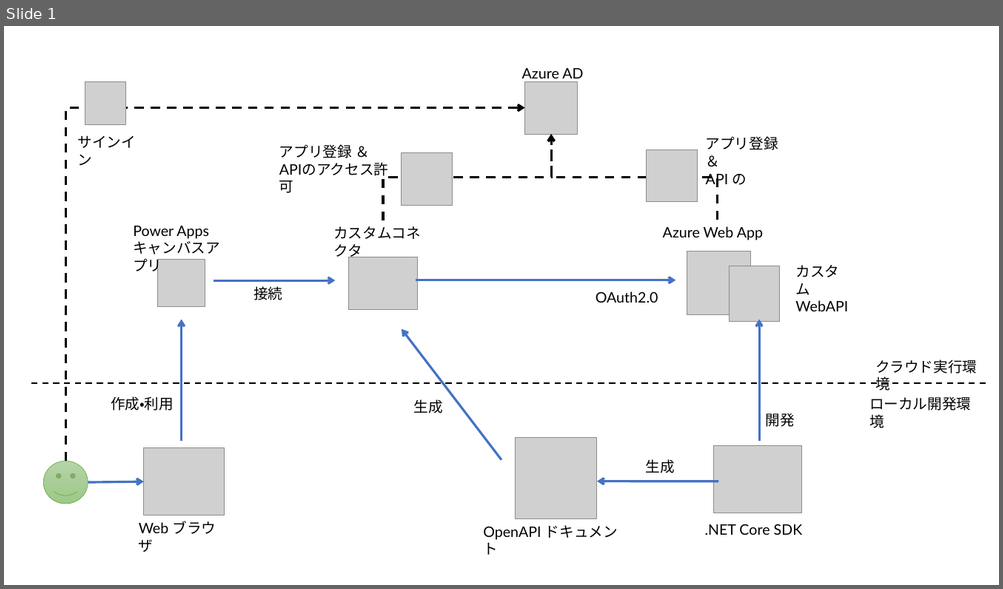
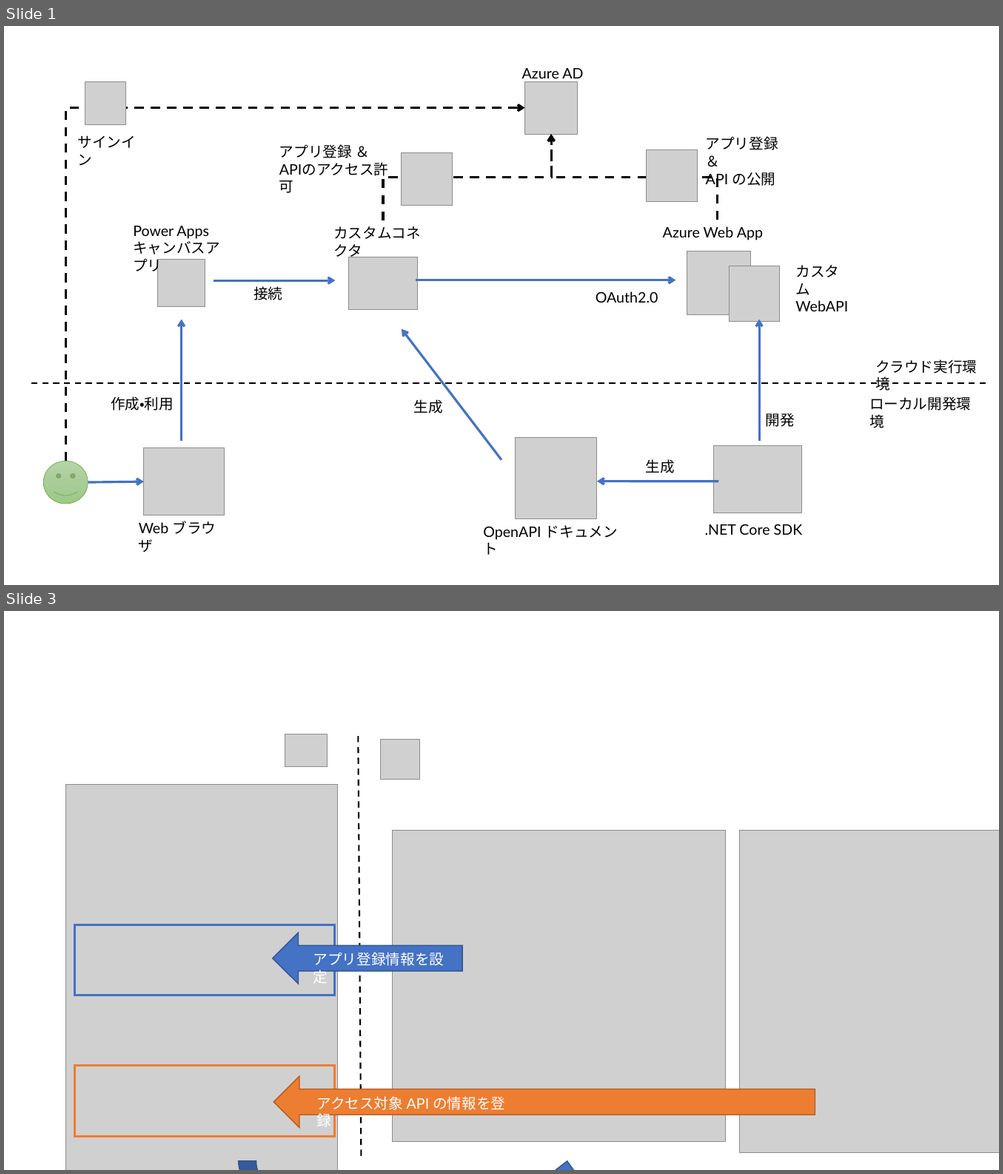
Before and after one commit to ayuina/ainaba-csa-blog, a slide deck: powerapp-call-aad-auth-api/images/figures.pptx. Shown one above the other, each under a label of ours: slide 1 before the commit, slides 1 and 3 after it; the slides between them are not shown. The pictures are 1003x589 and 1003x1174 pixels, drawn with LibreOffice and Linux fonts; fonts in the diff are those of the drawing; grey boxes stand for pictures. Boxes give left, top, right and bottom in pixels: in the first picture for what was removed or moved away, otherwise in the second. Text is boxed around its words. In the diff, an @@ line names an element or a change of style, - is before the commit and + after.

```diff
--- a/powerapp-call-aad-auth-api/images/figures.pptx
+++ b/powerapp-call-aad-auth-api/images/figures.pptx
@@ slide 3 added at bbox=[4, 611, 999, 1170], background #FFFFFF @@
@@ picture added at bbox=[284, 734, 327, 767] @@
@@ line added from (361, 1156) to (358, 731), #000000 1.5 pt dashed @@
@@ picture added at bbox=[380, 740, 420, 780] @@
@@ picture added at bbox=[66, 784, 338, 1170] @@
@@ picture added at bbox=[392, 830, 726, 1142] @@
@@ picture added at bbox=[740, 830, 999, 1153] @@
@@ rectangle added at bbox=[75, 925, 335, 996], outline #4472C4 2.25 pt @@
@@ right arrow added at bbox=[273, 933, 462, 984], fill #4472C4, outline #325491 1 pt @@
@@ text added at bbox=[313, 952, 444, 983], 14 pt, text #FFFFFF @@
+アプリ登録情報を設定
@@ rectangle added at bbox=[75, 1066, 335, 1137], outline #ED7D31 2.25 pt @@
@@ right arrow added at bbox=[273, 1076, 814, 1128], fill #ED7D31, outline #AF5C24 1 pt @@
@@ text added at bbox=[316, 1096, 505, 1127], 14 pt, text #FFFFFF @@
+アクセス対象 API の情報を登録
@@ curved up arrow added at bbox=[239, 1162, 584, 1170], fill #4472C4, outline #325491 1 pt @@
@@ slide 1 changed as well @@
@@ text at bbox=[706, 136, 778, 187]: text changed @@
-アプリ登録 ＆
-API の
+アプリ登録 ＆
+API の公開
```
Also in this commit, not shown: 1 other slide added, 4 other files.
